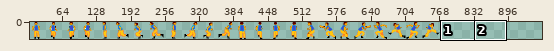
Sprite sheet: images/hero_32x32.png. Above: a wide view before the commit, with the close-up outlined.
Close-up. Before:
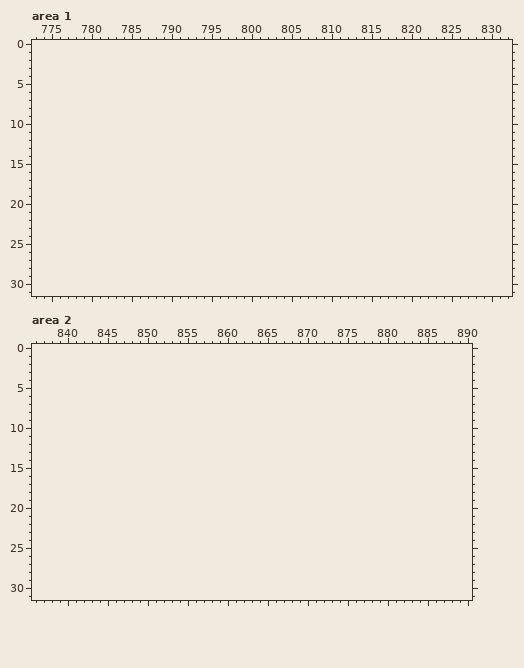
The file is 768x32 pixels. Shown: area 1: x 773..832, y 0..31; area 2: x 836..890, y 0..31. The old version is drawn lined up with the new one, on the new canvas. The wide view leaves out empty margins. The commit also changed other parts of the picture, which this record leaves out.
Now the later version:
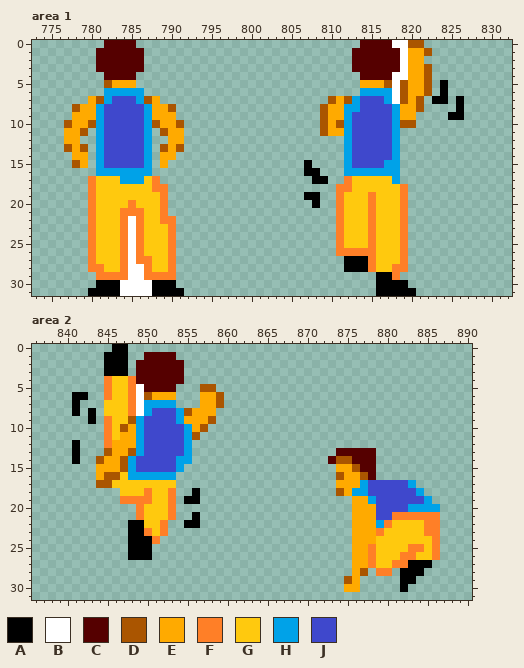
Palette (. is transparent): A #000000  B #ffffff  C #550000  D #aa5500  E #ffaa00  F #ff7f27  G #ffc90e  H #00a2e8  J #3f48cc
Diff:
canvas 768x32 -> 960x32
Changed rows in their new state; - is an unchanged pixel.
Area 1:
first column x 777:
 0 -----CCCC----------------------------CCCCBBDD-----
 1 ----CCCCCC--------------------------CCCCCCBEED----
 2 ----CCCCCC--------------------------CCCCCCBEE-----
 3 ----CCCCCC--------------------------CCCCCCBEED----
 4 -----CCCC----------------------------CCCCBBEED----
 5 -----DEEE----------------------------EEEDBDEED-A--
 6 -----HHHHH---------------------------HHHHBDEED-A--
 7 ---EDHJJJHDE---------------------DEDHJJJHBDED-AA-A
 8 -DEEHJJJJJHEED------------------DEEHHJJJJHEED----A
 9 -EEEHJJJJJHEEE------------------DEEHJJJJJHEE----AA
10 DEEDHJJJJJHDEED-----------------DEDHJJJJJHDD------
11 EED-HJJJJJH-DEE-----------------DEEHJJJJJH--------
12 EE--HJJJJJH--EE--------------------HJJJJJH--------
13 DED-HJJJJJH-DED--------------------HJJJJJH--------
14 -EE-HJJJJJH-EE---------------------HJJJJJH--------
15 -DE-HJJJJJH-E-----------------A----HJJJJHH--------
16 ----HHHHHHH-------------------AA---HHHHHHH--------
17 ---FGGGHHHGF-------------------AA--FGGGGGH--------
18 ---FGGGGGGGFF---------------------FFGGGGGGF-------
19 ---FGGGGGGGGF-----------------AA--FGGGFGGGF-------
20 ---FGGGGFGGGF------------------A--FGGGFGGGF-------
21 ---FGGGFFFGGF---------------------FGGGFGGGF-------
22 ---FGGGFBFGGFF--------------------FGGGFGGGF-------
23 ---FGGGFBFGGGF--------------------FGGGFGGGF-------
24 ---FGGGFBFGGGF--------------------FGGGFGGGF-------
25 ---FGGGFBFGGGF--------------------FGGGFGGGF-------
26 ---FGGGFBFGGGF--------------------FFFFFGGGF-------
27 ---FGGGFBFFGGF---------------------AAAFGGGF-------
28 ---FFGGFBBFGGF---------------------AAAFGGFF-------
29 ----FFFFBBFFFF-------------------------AAF--------
30 ----AAABBBBAAA-------------------------AAAA-------
31 ---AAAABBBBAAAA------------------------AAAAA------
Area 2:
first column x 841:
 0 -----AA---------------------------------------
 1 ----AAA--CCCC---------------------------------
 2 ----AAA-CCCCCC--------------------------------
 3 ----AAA-CCCCCC--------------------------------
 4 ----FGGFCCCCCC--------------------------------
 5 ----FGGFBCCCC---DD----------------------------
 6 AA--FGGFBDEEE---EED---------------------------
 7 A---GGGFBHHHH---EED---------------------------
 8 A-A-GGGFBHJJJHDEEE----------------------------
 9 --A-FGGDHJJJJHEEED----------------------------
10 ----FGDEHJJJJJHED-----------------------------
11 ----FGEEHJJJJJHD------------------------------
12 A---FEEEHJJJJJH-------------------------------
13 A---DEEDHJJJJJH------------------CCCCC--------
14 A--DEEDHJJJJJHH-----------------CDDCCC--------
15 ---EEEDHJJJJJH-------------------EEDCC--------
16 ---EDDGHHHHHH--------------------DEEDC--------
17 ---DDGGGGGGGG--------------------EEEHJJJJJH---
18 ------GGGFGGF--A-----------------DEHHJJJJJJH--
19 ------FFFFGGF-AA-------------------EEHJJJJJJH-
20 --------FGGGF----------------------EEEJJJJHHHH
21 --------FGGGF--A-------------------EEEJJFFFFFF
22 -------AAGGF--AA-------------------EEEHFGGGGFF
23 -------AAFGF-----------------------EEEFGGGGGFF
24 -------AAAF------------------------EEEGGGGGGGF
25 -------AAA-------------------------EEFGGGGFFGF
26 -------AAA-------------------------EEFGGGFFGGF
27 -----------------------------------EEFGGFFAAA-
28 -----------------------------------ED-FF-AAA--
29 ----------------------------------DE-----AA---
30 ----------------------------------EE-----A----
Pixel boxes of the changes (left, top, right, bottom) in both close-ups:
added: (64, 40, 184, 296)
added: (304, 40, 464, 296)
added: (72, 344, 224, 560)
added: (328, 448, 440, 592)
